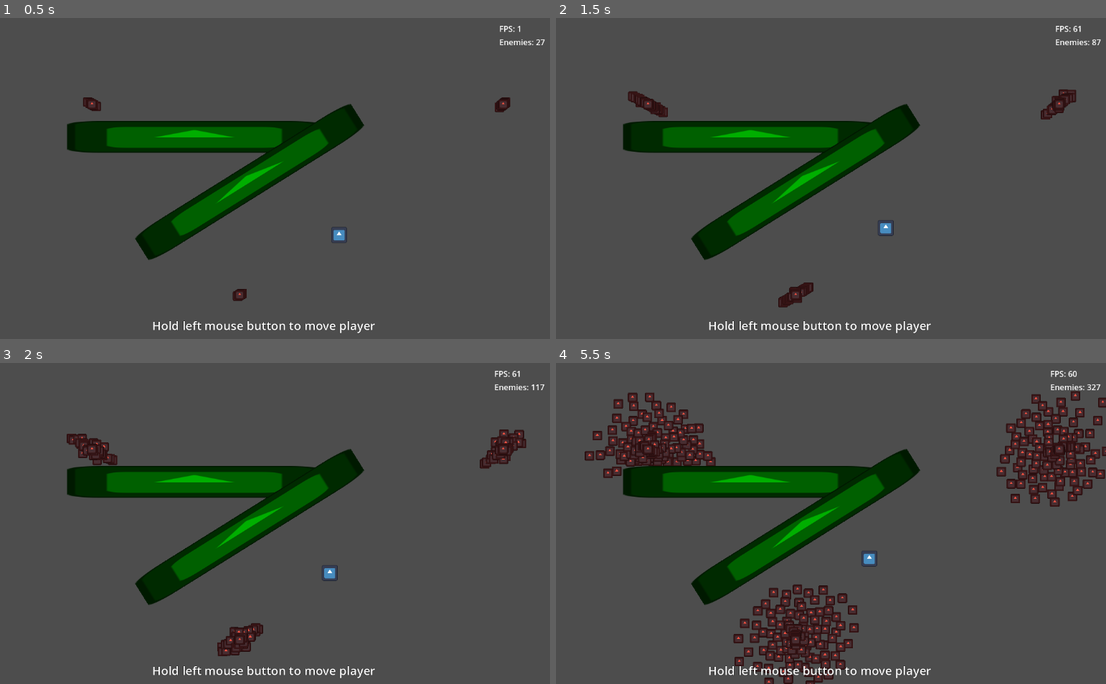
Above: before the commit, frames 1-4 (two rows, left to right).
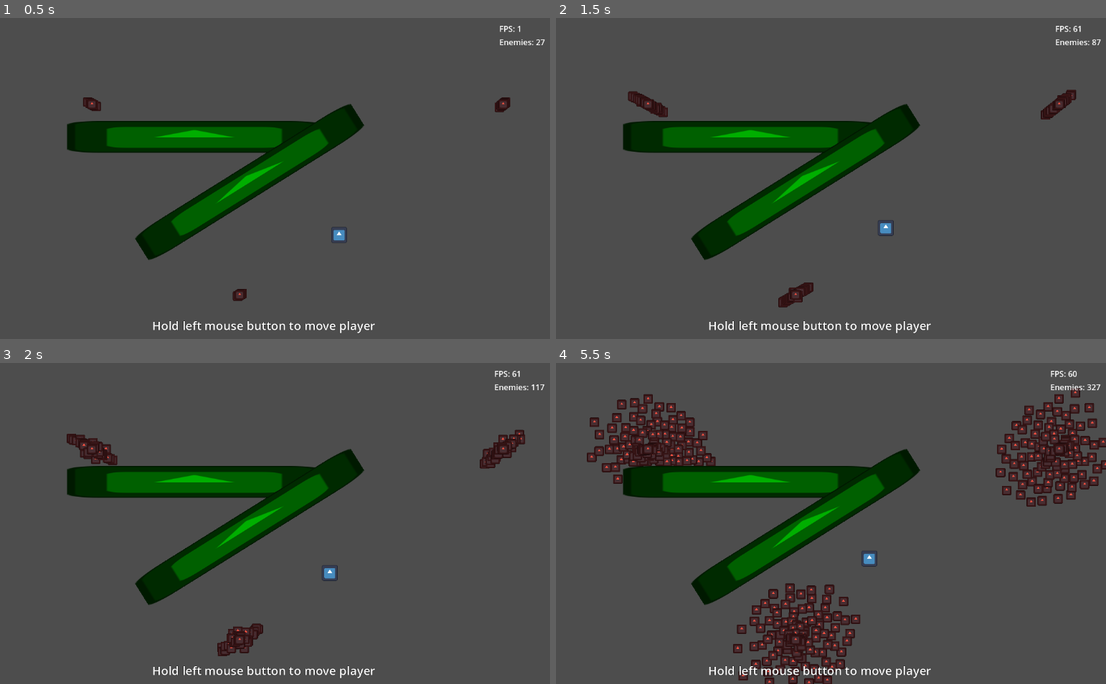
Above: after the commit, the same moments.

Repository: Griiimon/Manymies
Game: Godot game, scene res://main.tscn
Two runs of this game, one before a commit and one after it. Both use one fixed random seed, a clock stepped at 60 frames per second and the inputs below. The engine's default icon, where the game draws it, is replaced by a stand-in: a white triangle on a blue panel in a dark square.
Inputs (mouse positions are in pixels of both pictures, inside the frame that each line leads up to):
- Up to frame 1 (0.5 s): no input
- Up to frame 2 (1.5 s): move the mouse to (946, 162) at 0.52 s; click (946, 162) at 0.67 s; tap Enter at 1.25 s; move the mouse to (704, 194) at 1.27 s; click (704, 194) at 1.42 s
- Up to frame 3 (2 s): no input
- Up to frame 4 (5.5 s): move the mouse to (875, 452) at 2.02 s; click (875, 452) at 2.17 s; move the mouse to (792, 587) at 2.77 s; click (792, 587) at 2.92 s; move the mouse to (990, 571) at 3.52 s; click (990, 571) at 3.67 s; move the mouse to (649, 475) at 4.27 s; click (649, 475) at 4.42 s; move the mouse to (847, 523) at 5.02 s; click (847, 523) at 5.17 s

Frame 1 is identical in both runs. In frame 2, 0.1% of the frame differs, in the area x 14-95%, y 22-90%; in frame 3, 0.7%; in frame 4, 8.6%, in the area x 5-100%, y 7-100%.

Commit message:
Update simple_area_separation_enemy.gd

Diff:
--- a/solutions/simple area enemy/simple_area_separation_enemy.gd
+++ b/solutions/simple area enemy/simple_area_separation_enemy.gd
@@ -133,8 +133,8 @@
 
 	AutoloadShapecast.position= position
 	AutoloadShapecast.force_update_transform()
-	#AutoloadShapecast.clear_exceptions()
-	#AutoloadShapecast.add_exception(get_node("."))
+	AutoloadShapecast.clear_exceptions()
+	AutoloadShapecast.add_exception(get_node("."))
 	AutoloadShapecast.force_shapecast_update()
 
 	# look for intersecting shapes, which means looking for all overlaps
